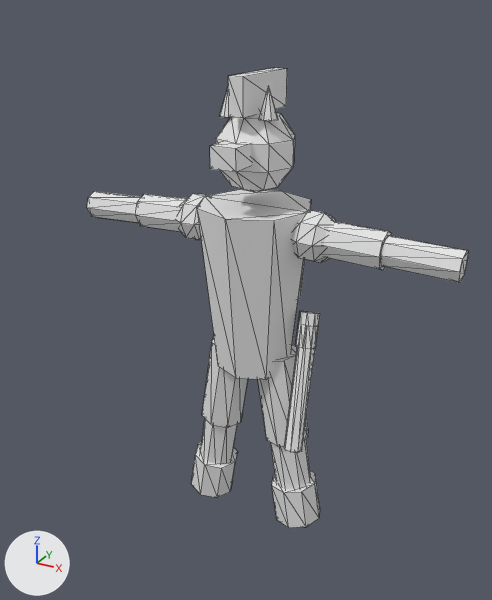
What one commit did to the glTF model public/models/cavalo_rpg.glb.
Rendered twice from a camera (50 mm lens) standing at (0.524, -0.985, 0.923) and looking at (0.011, -0.053, 0.457). Lighting does not change. The marker at lower left points along +X, +Y and +Z. The older version comes first. Mesh edges are drawn as thin lines. Where no turn or scale is listed for an object, it has been applied to the vertices. Vertices at exactly the same position are counted once.

Names of what the first picture shows: 'Peca_n'.
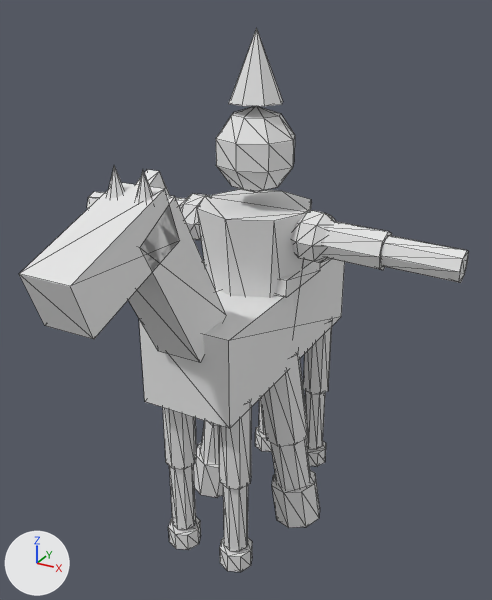
The change in detail:
me_cone_005 is used by ob_peca_n; location (0.0, 0.0, 0.0).
me_cone_005 had 352 vertices, 620 faces and spanned x -0.351..0.351, y -0.105..0.133, z -0.013..0.82.
me_cone_005 now has 554 vertices, 964 faces and spans x -0.351..0.351, y -0.488..0.35, z -0.013..0.885.
me_cone_005 part 1: a new loose piece, a box spanning x -0.08..0.08, y -0.23..0.23, z 0.325..0.475, in mat_corpo (white #e7e7e7).
me_cone_005 part 2: a new loose piece, an 8-sided cylinder along z spanning x 0.027..0.083, y -0.198..-0.142, z 0.18..0.34, in mat_corpo (white #e7e7e7).
me_cone_005 part 3: a new loose piece, an 8-sided cylinder along z spanning x 0.033..0.077, y -0.192..-0.148, z 0.04..0.18, in mat_corpo (white #e7e7e7).
me_cone_005 part 4: a new loose piece, an 8-sided cylinder along z spanning x -0.083..-0.027, y -0.198..-0.142, z 0.18..0.34, in mat_corpo (white #e7e7e7).
me_cone_005 part 5: a new loose piece, an 8-sided cylinder along z spanning x -0.077..-0.033, y -0.192..-0.148, z 0.04..0.18, in mat_corpo (white #e7e7e7).
me_cone_005 part 6: a new loose piece, an 8-sided cylinder along z spanning x 0.027..0.083, y 0.142..0.198, z 0.18..0.34, in mat_corpo (white #e7e7e7).
me_cone_005 part 7: a new loose piece, an 8-sided cylinder along z spanning x 0.033..0.077, y 0.148..0.192, z 0.04..0.18, in mat_corpo (white #e7e7e7).
me_cone_005 part 8: a new loose piece, an 8-sided cylinder along z spanning x -0.077..-0.033, y 0.148..0.192, z 0.04..0.18, in mat_corpo (white #e7e7e7).
me_cone_005 part 9: a new loose piece, an 8-sided cone pointing to +z spanning x -0.045..0.045, y -0.045..0.045, z 0.775..0.885, in mat_detalhe (white #e7e7e7).
me_cone_005 part 10: a new loose piece, a box spanning x -0.085..0.085, y -0.05..0.09, z 0.475..0.505, in mat_detalhe (white #e7e7e7).
me_cone_005 part 11: a new loose piece, an 8-sided cone pointing to +z spanning x 0.008..0.036, y -0.344..-0.316, z 0.692..0.737, in mat_detalhe (white #e7e7e7).
me_cone_005 part 12: a new loose piece, an 8-sided cone pointing to +z spanning x -0.036..-0.008, y -0.344..-0.316, z 0.692..0.737, in mat_detalhe (white #e7e7e7).
me_cone_005 part 13: a new loose piece, an 8-sided cylinder along z spanning x 0.025..0.085, y -0.2..-0.14, z 0.0..0.035, in mat_detalhe (white #e7e7e7).
me_cone_005 part 14: a new loose piece, an 8-sided cylinder along z spanning x -0.085..-0.025, y -0.2..-0.14, z 0.0..0.035, in mat_detalhe (white #e7e7e7).
me_cone_005 part 15: a new loose piece, an 8-sided cylinder along z spanning x 0.025..0.085, y 0.14..0.2, z 0.0..0.035, in mat_detalhe (white #e7e7e7).
me_cone_005 part 16: a new loose piece, an 8-sided cylinder along z spanning x -0.085..-0.025, y 0.14..0.2, z 0.0..0.035, in mat_detalhe (white #e7e7e7).
me_cone_005 part 17: 6 loose pieces with 66 vertices, spanning x -0.051..0.136, y -0.105..0.085, z 0.201..0.82, are deleted.
me_cone_005 part 18: 24 vertices added at x -0.037..0.038, y -0.488..-0.157, z 0.434..0.723.
Other edits to the shape of me_cone_005 do not show in these pictures.

What differs and where, as boxes [x1, y1, x2, y2] in the pictures (492 x 600 px):
'Peca_n', reshaped (18% wider, 18% taller)
    before: [87, 68, 469, 528]
    after: [19, 28, 469, 572]
part 1 of me_cone_005, added
    after: [139, 259, 345, 429]
part 2 of me_cone_005, added
    after: [218, 400, 252, 489]
part 3 of me_cone_005, added
    after: [223, 485, 248, 551]
part 4 of me_cone_005, added
    after: [163, 408, 197, 469]
part 5 of me_cone_005, added
    after: [169, 465, 196, 530]
part 6 of me_cone_005, added
    after: [303, 320, 332, 394]
part 7 of me_cone_005, added
    after: [305, 391, 325, 449]
part 8 of me_cone_005, added (mostly hidden)
    after: [259, 398, 266, 434]
part 9 of me_cone_005, added
    after: [229, 28, 283, 106]
part 10 of me_cone_005, added
    after: [203, 259, 320, 298]
part 11 of me_cone_005, added
    after: [136, 170, 153, 203]
part 12 of me_cone_005, added
    after: [107, 166, 124, 198]
part 13 of me_cone_005, added
    after: [220, 538, 252, 572]
part 14 of me_cone_005, added
    after: [168, 517, 201, 550]
part 15 of me_cone_005, added
    after: [307, 441, 326, 466]
part 16 of me_cone_005, added
    after: [255, 426, 272, 452]
part 17 of me_cone_005, deleted
    before: [210, 68, 320, 453]
part 18 of me_cone_005, added
    after: [19, 170, 226, 362]
